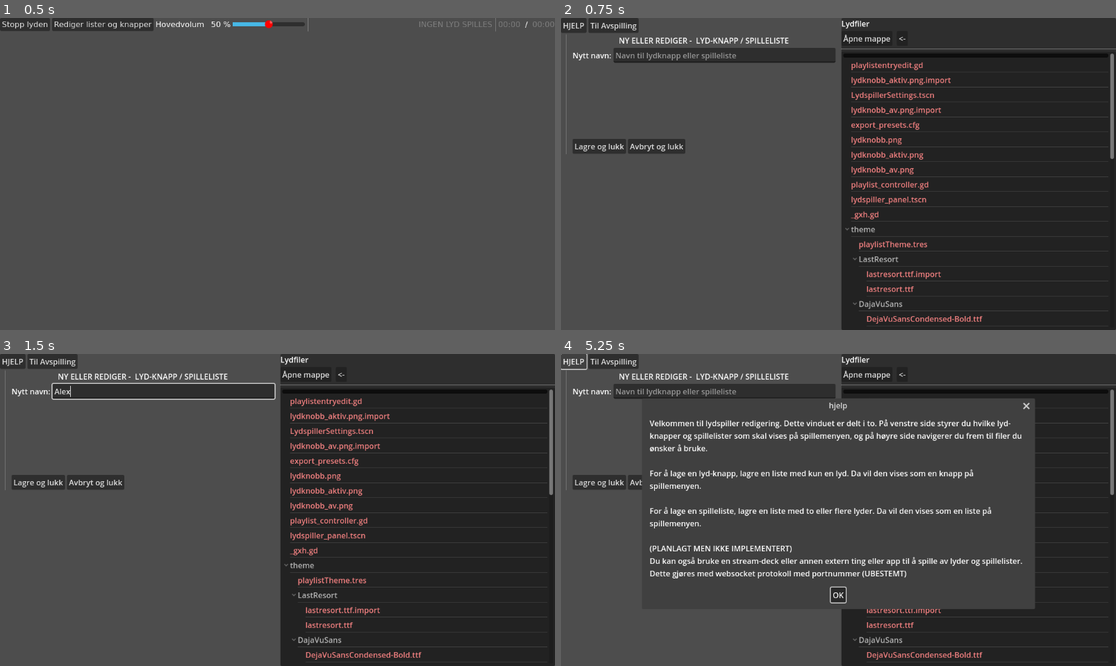
Above: before the commit, frames 1-4 (two rows, left to right).
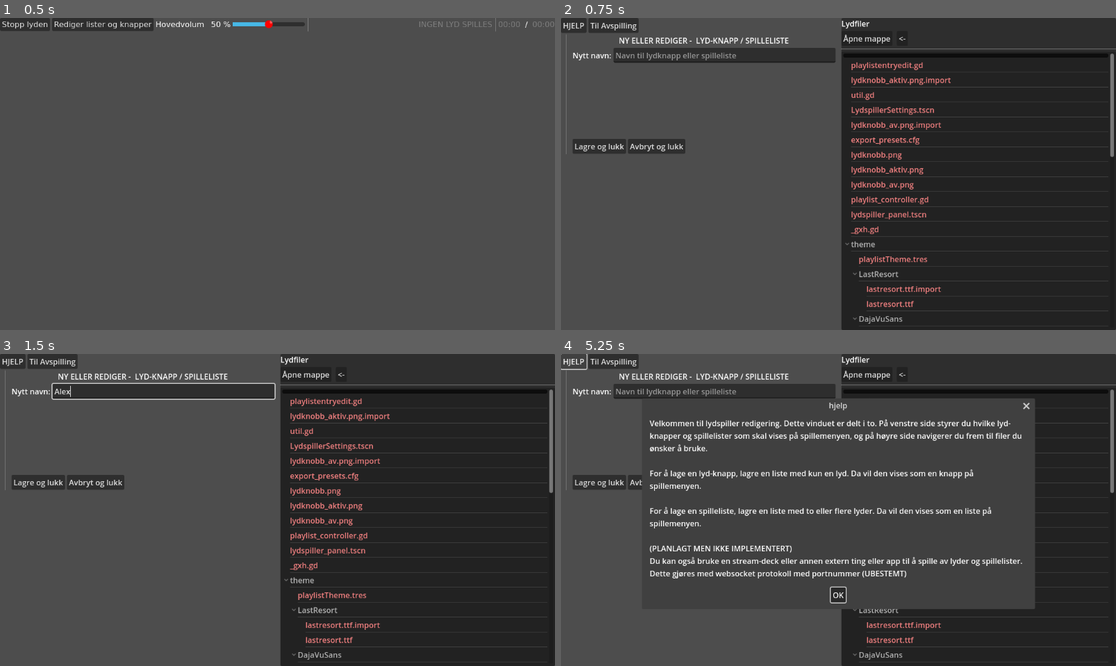
Above: after the commit, the same moments.

Repository: KvaGram/fotballklubb_music_app
Game: Godot game, scene res://lydspiller_panel.tscn
Same seed, same stepped clock (60 frames per second), same inputs: the game is played once before the commit and once after it.
Inputs (mouse positions are in pixels of both pictures, inside the frame that each line leads up to):
- Up to frame 1 (0.5 s): no input
- Up to frame 2 (0.75 s): click "Rediger lister og knapper" at 0.5 s
- Up to frame 3 (1.5 s): click (160, 391) at 1.27 s; type "Alex" at 1.35 s
- Up to frame 4 (5.25 s): click "Til Avspilling" at 2 s; click "Stopp lyden" at 2.75 s; click "Stopp lyden" at 3.5 s; click "Rediger lister og knapper" at 4.25 s; click "HJELP" at 5 s

Frame 1 is identical in both runs. In frame 2, 2.4% of the frame differs, in the area x 51-100%, y 23-98%; in frame 3, 2.4%; in frame 4, 0.6%.

Commit message:
implement test audio player
move audio loader to a new static auto-loaded utility class

Diff:
--- a/LydspillerSettings.gd
+++ b/LydspillerSettings.gd
@@ -1,5 +1,6 @@
 extends Control
 var config:ConfigFile
+var audio:AudioStreamPlayer
 var _config_path:String = "user://listdata.cfg"
 var currentPath:String = ""
 var playlistdata = {}
@@ -10,6 +11,7 @@
 const SUPPORTED:PackedStringArray = ["mp3", "wav"]
 # Called when the node enters the scene tree for the first time.
 func _ready():
+	audio = %AudioStreamPlayer
 	config = ConfigFile.new()
 	var status:int = config.load(_config_path)
 	if status == OK:
@@ -41,8 +43,12 @@
 	config.save(_config_path)
 
 func onPlaystop(path:String, vol:int):
-	#%AudioStreamPlayer
-	pass #todo testplayer
+	if audio.playing == true:
+		audio.stop()
+	else:
+		audio.volume_db = linear_to_db(float(vol)/100)
+		audio.stream = Util.load_audio(path)
+		audio.play()
 
 #Tree functions
 
@@ -99,6 +105,7 @@
 
 
 #Recursively gets the full path of a TreeItem, presuming text index 0 is the file/folder name, and root contains full a valid path.
+#TODO: The object null error is expected to be fixed in Godot 4 RC3 onward. Restore type hint then.
 #func getpathTreeitem(item:TreeItem)-> String:
 func getpathTreeitem(item)-> String:
 	if not item:
--- a/lydspiller_panel.gd
+++ b/lydspiller_panel.gd
@@ -31,7 +31,7 @@
 
 func _process(_delta):
 	if audio.playing == true:
-		%audiotime.text = _tosecminString(audio.get_playback_position())
+		%audiotime.text = Util.tosecminString(audio.get_playback_position())
 		was_playing_audio = true
 	elif was_playing_audio:
 		onAudioFinished()
@@ -106,7 +106,7 @@
 	#enable new visualizer
 	if(callback):
 		callback.setPlaying(true)
-	audio.stream = load_audio(path)
+	audio.stream = Util.load_audio(path)
 	audio.volume_db = volume_db
 	audio.play()
 	%Visualizer.disabled = false
@@ -114,30 +114,8 @@
 	if audio.playing == true:
 		%audioname.text = path.get_basename().get_file()
 		%Audioinfo.tooltip_text = path
-		%audiolength.text = _tosecminString(audio.stream.get_length())
-		%audiotime.text = _tosecminString(audio.get_playback_position())
-
-func load_audio(path:String):
-	var file:FileAccess = FileAccess.open(path, FileAccess.READ)
-	var sound:AudioStream
-	if path.get_extension() == "mp3": # .ends_with(".mp3"):
-		sound = AudioStreamMP3.new()
-		sound.data = file.get_buffer(file.get_length())
-	elif path.get_extension() == "wav": #.ends_with(".wav"):
-		sound = AudioStreamWAV.new()
-		sound.stereo = true
-		sound.format = sound.FORMAT_16_BITS
-		sound.data = file.get_buffer(file.get_length())
-	#elif path.get_extension() == "ogg": #.ends_with(".ogg"):
-	#	sound = AudioStreamOggVorbis.new()
-	#	sound.data = file.get_buffer(file.get_length())
-	file = null #closes file
-	return sound
-
-func _tosecminString(sec) -> String:
-	var s:int = int(sec) % 60
-	var m:int = int(sec) / 60
-	return "%02d:%02d" % [m, s]
+		%audiolength.text = Util.tosecminString(audio.stream.get_length())
+		%audiotime.text = Util.tosecminString(audio.get_playback_position())
 
 func switchToSettingsScene():
 	save_data()
--- a/project.godot
+++ b/project.godot
@@ -17,6 +17,10 @@
 boot_splash/fullsize=false
 config/icon="res://icon.svg"
 
+[autoload]
+
+Util="*res://util.gd"
+
 [rendering]
 
 renderer/rendering_method="gl_compatibility"
--- /dev/null
+++ b/util.gd
@@ -0,0 +1,25 @@
+extends Node
+#singleton utility static class
+class_name util
+
+func load_audio(path:String)->AudioStream:
+	var file:FileAccess = FileAccess.open(path, FileAccess.READ)
+	var stream:AudioStream
+	if path.get_extension() == "mp3": # .ends_with(".mp3"):
+		stream = AudioStreamMP3.new()
+		stream.data = file.get_buffer(file.get_length())
+	elif path.get_extension() == "wav": #.ends_with(".wav"):
+		stream = AudioStreamWAV.new()
+		stream.stereo = true
+		stream.format = stream.FORMAT_16_BITS
+		stream.data = file.get_buffer(file.get_length())
+	#elif path.get_extension() == "ogg": #.ends_with(".ogg"):
+	#	stream = AudioStreamOggVorbis.new()
+	#	stream.data = file.get_buffer(file.get_length())
+	file = null #closes file
+	return stream
+
+func tosecminString(sec) -> String:
+	var s:int = int(sec) % 60
+	var m:int = int(sec) / 60
+	return "%02d:%02d" % [m, s]
